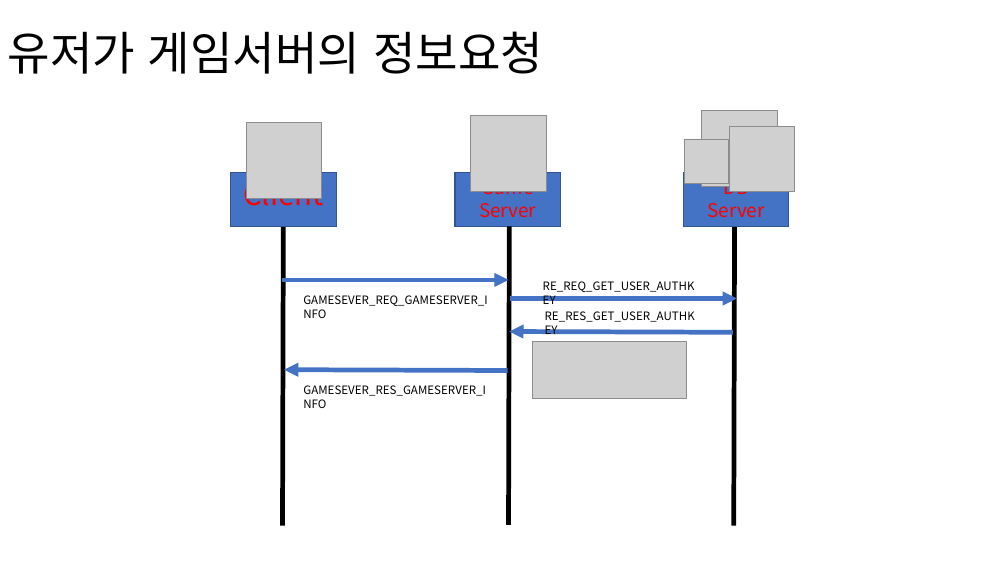
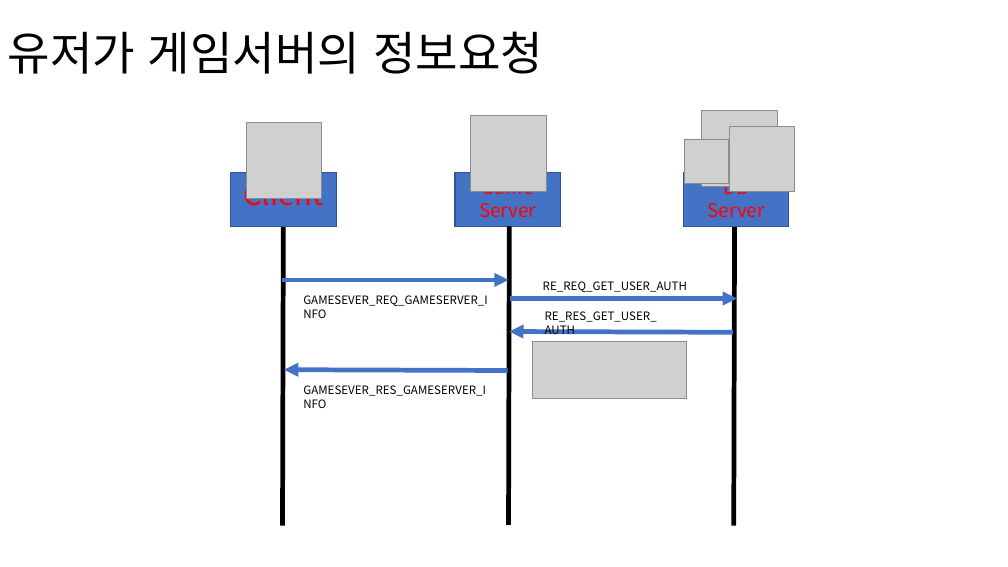
Before and after one commit to LethalSun/5thProjectServer, a slide deck: slide 5 of 시퀀스 다이어 그램.pptx. Drawn at 1008x567 pixels with LibreOffice and Linux fonts; fonts in the diff are those of the drawing; grey boxes stand for pictures. Boxes give left, top, right and bottom in pixels: in the first picture for what was removed or moved away, otherwise in the second. Text is boxed around its words. In the diff, an @@ line names an element or a change of style, - is before the commit and + after.

```diff
--- a/시퀀스 다이어 그램.pptx
+++ b/시퀀스 다이어 그램.pptx
@@ text at (x1=543, y1=281, x2=687, y2=292): text changed @@
-RE_REQ_GET_USER_AUTHKEY
+RE_REQ_GET_USER_AUTH
@@ text at (x1=545, y1=311, x2=657, y2=334): text changed @@
-RE_RES_GET_USER_AUTHKEY
+RE_RES_GET_USER_ AUTH
```
Also in this commit, not shown: 8 other slides changed, 9 other files.
